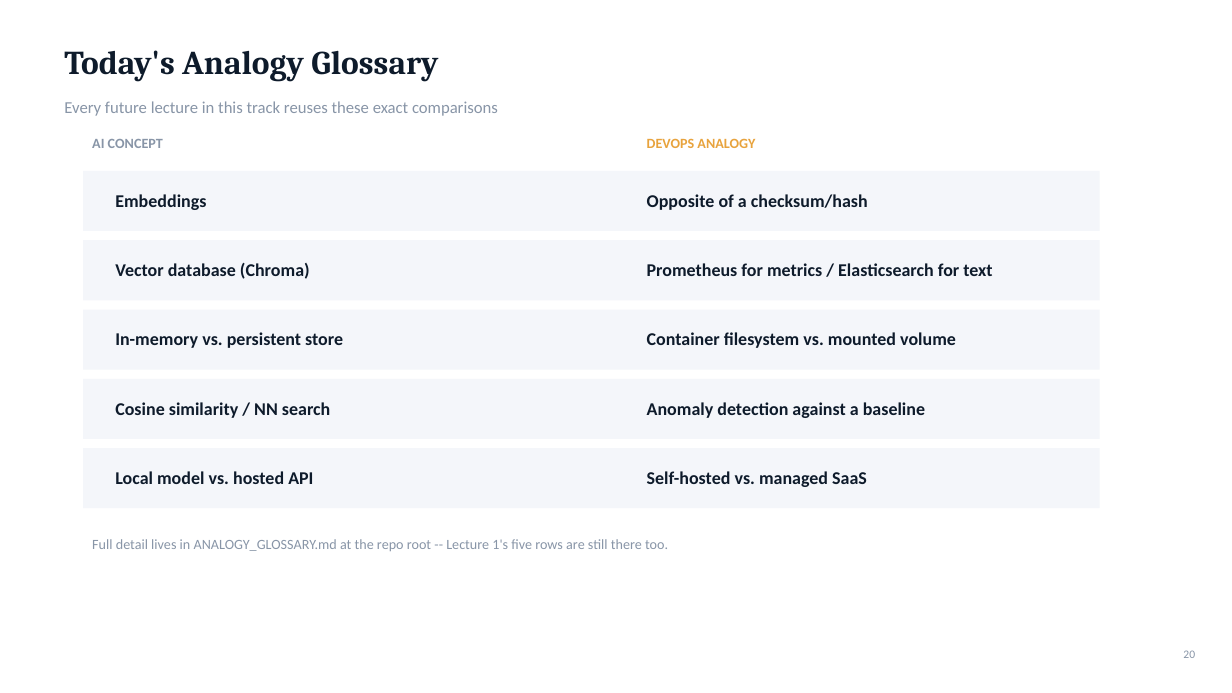
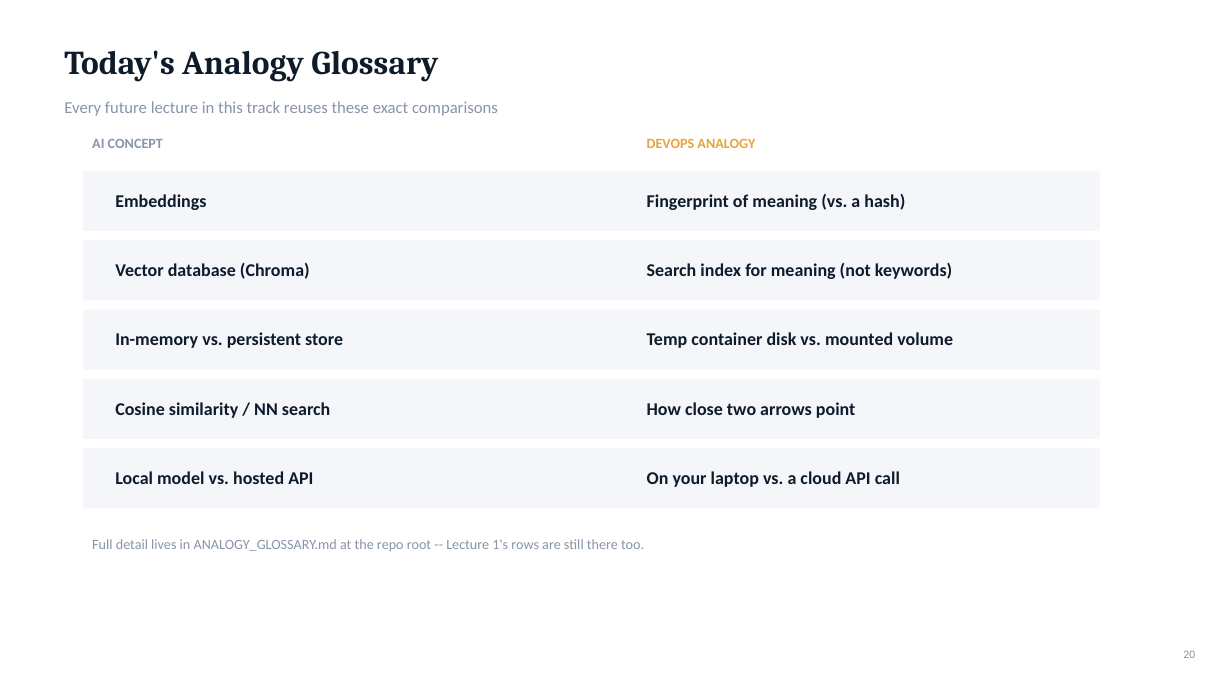
Before and after one commit to mayurb99/Agentic-AI-Series, a slide deck: slide 20 of lecture2/L2_Embeddings_VectorDatabases_DevOps.pptx. Drawn at 1232x693 pixels with LibreOffice and Linux fonts; fonts in the diff are those of the drawing. Boxes give left, top, right and bottom in pixels: in the first picture for what was removed or moved away, otherwise in the second. Text is boxed around its words. In the diff, an @@ line names an element or a change of style, - is before the commit and + after.

```diff
--- a/lecture2/L2_Embeddings_VectorDatabases_DevOps.pptx
+++ b/lecture2/L2_Embeddings_VectorDatabases_DevOps.pptx
@@ text at <box>647,194,905,210</box>: text changed @@
-Opposite of a checksum/hash
+Fingerprint of meaning (vs. a hash)
@@ text at <box>647,263,952,279</box>: text changed @@
-Prometheus for metrics / Elasticsearch for text
+Search index for meaning (not keywords)
@@ text at <box>647,332,953,348</box>: text changed @@
-Container filesystem vs. mounted volume
+Temp container disk vs. mounted volume
@@ text at <box>647,402,855,418</box>: text changed @@
-Anomaly detection against a baseline
+How close two arrows point
@@ text at <box>647,471,900,487</box>: text changed @@
-Self-hosted vs. managed SaaS
+On your laptop vs. a cloud API call
@@ text at <box>92,539,644,551</box>: text changed @@
-Full detail lives in ANALOGY_GLOSSARY.md at the repo root -- Lecture 1's five rows are still there too.
+Full detail lives in ANALOGY_GLOSSARY.md at the repo root -- Lecture 1's rows are still there too.
```
Also in this commit, not shown: 18 other slides changed, 3 slides added, 3 slides removed, 3 other files.
